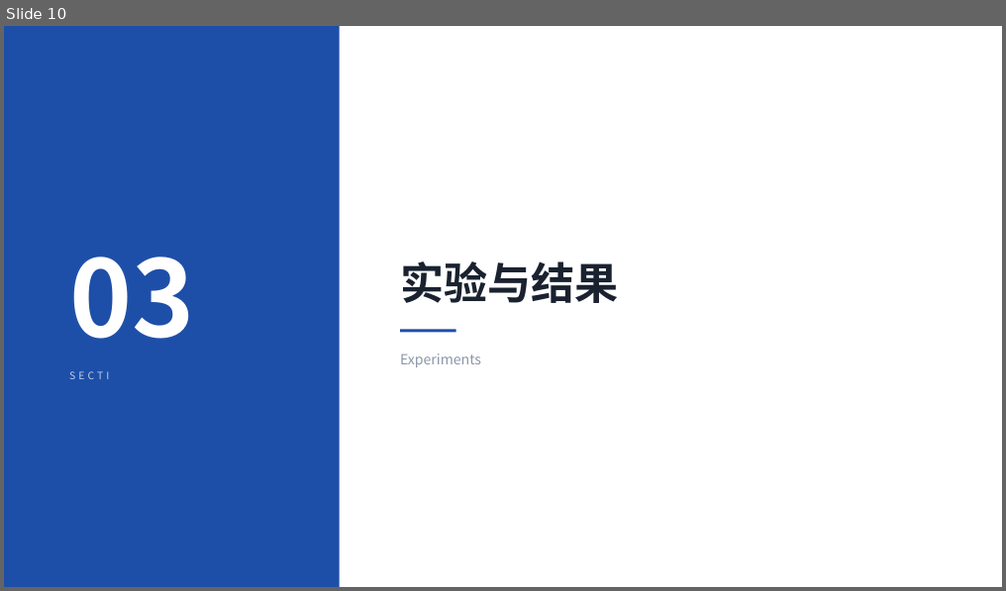
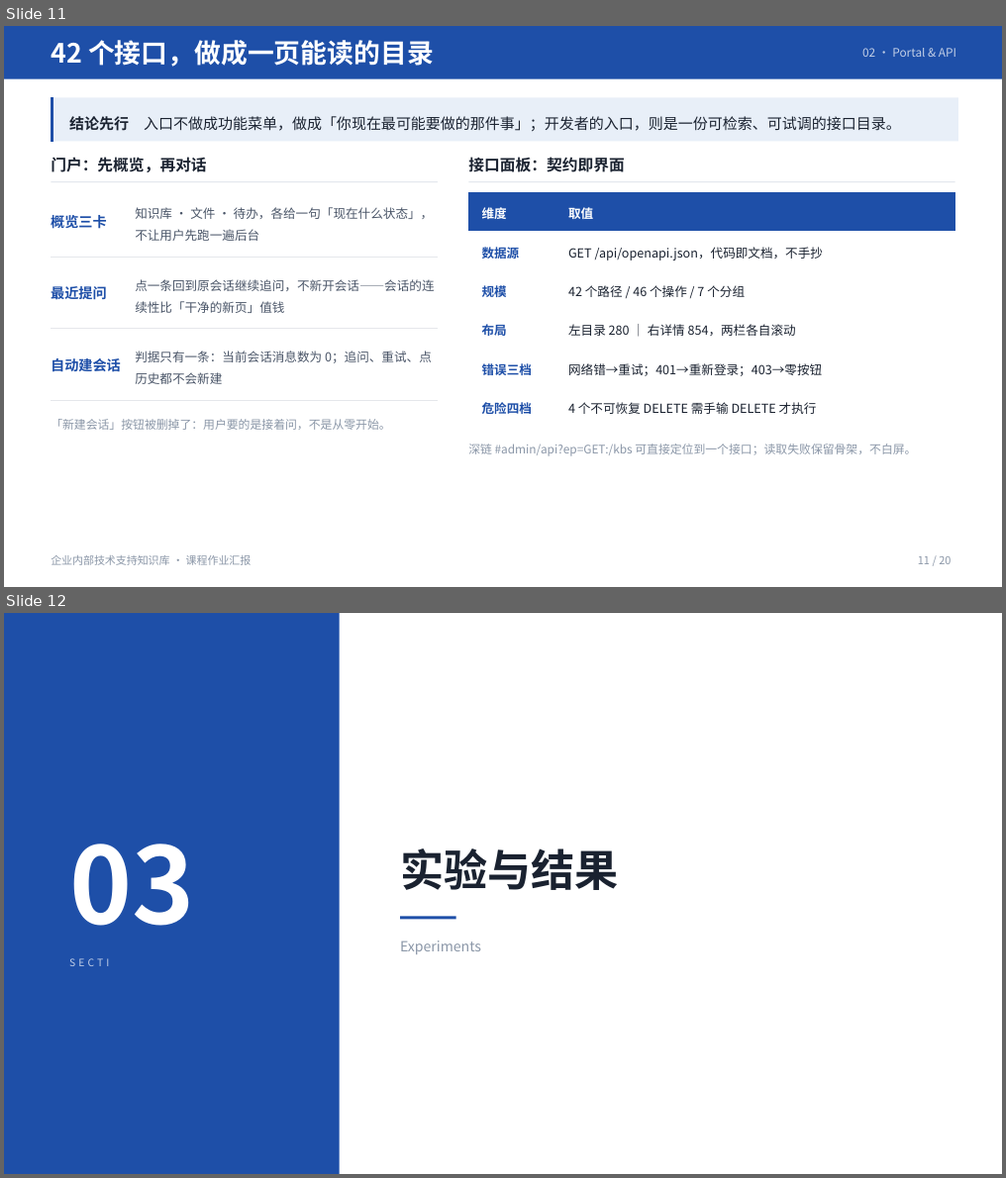
Before and after one commit to NanMuXPY/rag-kb-platform, a slide deck: docs/汇报PPT/汇报PPT.pptx. Shown one above the other, each under a label of ours: slide 10 before the commit, slides 11 and 12 after it. The pictures are 1006x591 and 1006x1178 pixels, drawn with LibreOffice and Linux fonts; fonts in the diff are those of the drawing. Boxes give left, top, right and bottom in pixels: in the first picture for what was removed or moved away, otherwise in the second. Text is boxed around its words. In the diff, an @@ line names an element or a change of style, - is before the commit and + after.

Commit message:
docs(汇报PPT): 更新到 v3.2——补治理后台与门户/接口面板两页，修正过期数字（拒答 100%、版本号、下一步 P0），全 deck 18→20 页

```diff
--- a/docs/汇报PPT/汇报PPT.pptx
+++ b/docs/汇报PPT/汇报PPT.pptx
@@ slide 11 added at <box>4,26,1002,587</box>, background #FFFFFF @@
@@ rectangle added at <box>4,26,1002,79</box>, fill #1E4FA8 @@
@@ text added at <box>51,40,434,67</box>, 25.5 pt, text #FFFFFF, bold @@
+42 个接口，做成一页能读的目录
@@ text added at <box>862,48,956,57</box>, 11.2 pt, text #FFFFFF at 72% opacity @@
+02 · Portal & API
@@ freeform shape added at <box>51,98,957,141</box>, fill #1E4FA8 @@
@@ rectangle added at <box>54,98,958,141</box>, fill #E8EFF8 @@
@@ text added at <box>69,116,901,132</box>, 14.2 pt, text #1A2230 @@
+结论先行 入口不做成功能菜单，做成「你现在最可能要做的那件事」；开发者的入口，则是一份可检索、可试调的接口目录。
@@ text added at <box>51,157,206,173</box>, 15 pt, text #1A2230, bold @@
+门户：先概览，再对话
@@ text added at <box>468,157,624,173</box>, 15 pt, text #1A2230, bold @@
+接口面板：契约即界面
@@ rectangle added at <box>51,181,438,182</box>, fill #D6DCE5 @@
@@ freeform shape added at <box>51,186,438,258</box>, fill #E5E7EB @@
@@ rectangle added at <box>469,181,955,182</box>, fill #D6DCE5 @@
@@ table added at <box>469,192,955,426</box>, 6 rows, 2 columns @@
+维度 | 取值
+数据源 | GET /api/openapi.json，代码即文档，不手抄
+规模 | 42 个路径 / 46 个操作 / 7 个分组
+布局 | 左目录 280 ｜ 右详情 854，两栏各自滚动
+错误三档 | 网络错→重试；401→重新登录；403→零按钮
+危险四档 | 4 个不可恢复 DELETE 需手输 DELETE 才执行
@@ text added at <box>51,215,106,229</box>, 13.5 pt, text #1E4FA8, bold @@
+概览三卡
@@ text added at <box>135,207,434,241</box>, 12 pt, text #4A5568 @@
+知识库 · 文件 · 待办，各给一句「现在什么状态」，不让用户先跑一遍后台
@@ freeform shape added at <box>51,258,438,329</box>, fill #E5E7EB @@
@@ text added at <box>51,286,106,299</box>, 13.5 pt, text #1E4FA8, bold @@
+最近提问
@@ text added at <box>135,279,434,313</box>, 12 pt, text #4A5568 @@
+点一条回到原会话继续追问，不新开会话——会话的连续性比「干净的新页」值钱
@@ freeform shape added at <box>51,329,438,401</box>, fill #E5E7EB @@
@@ text added at <box>135,351,432,384</box>, 12 pt, text #4A5568 @@
+判据只有一条：当前会话消息数为 0；追问、重试、点历史都不会新建
@@ text added at <box>51,359,121,372</box>, 13.5 pt, text #1E4FA8, bold @@
+自动建会话
@@ text added at <box>51,419,390,430</box>, 11.2 pt, text #8B97A8 @@
+「新建会话」按钮被删掉了：用户要的是接着问，不是从零开始。
@@ text added at <box>468,444,916,457</box>, 11.2 pt, text #8B97A8 @@
+深链 #admin/api?ep=GET:/kbs 可直接定位到一个接口；读取失败保留骨架，不白屏。
@@ text added at <box>51,556,252,566</box>, 10.5 pt, text #8B97A8 @@
+企业内部技术支持知识库 · 课程作业汇报
@@ text added at <box>918,557,950,565</box>, 10.5 pt, text #8B97A8 @@
+11 / 20
@@ what was slide 10 is now slide 12 @@
```
Also in this commit, not shown: 11 slides changed, 1 other slide added, 20 other files.
